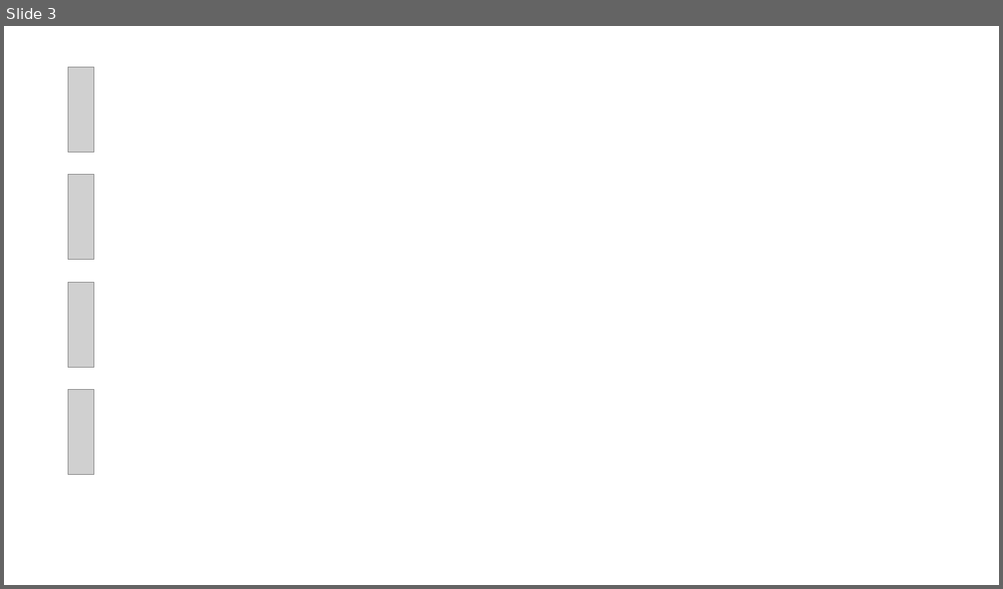
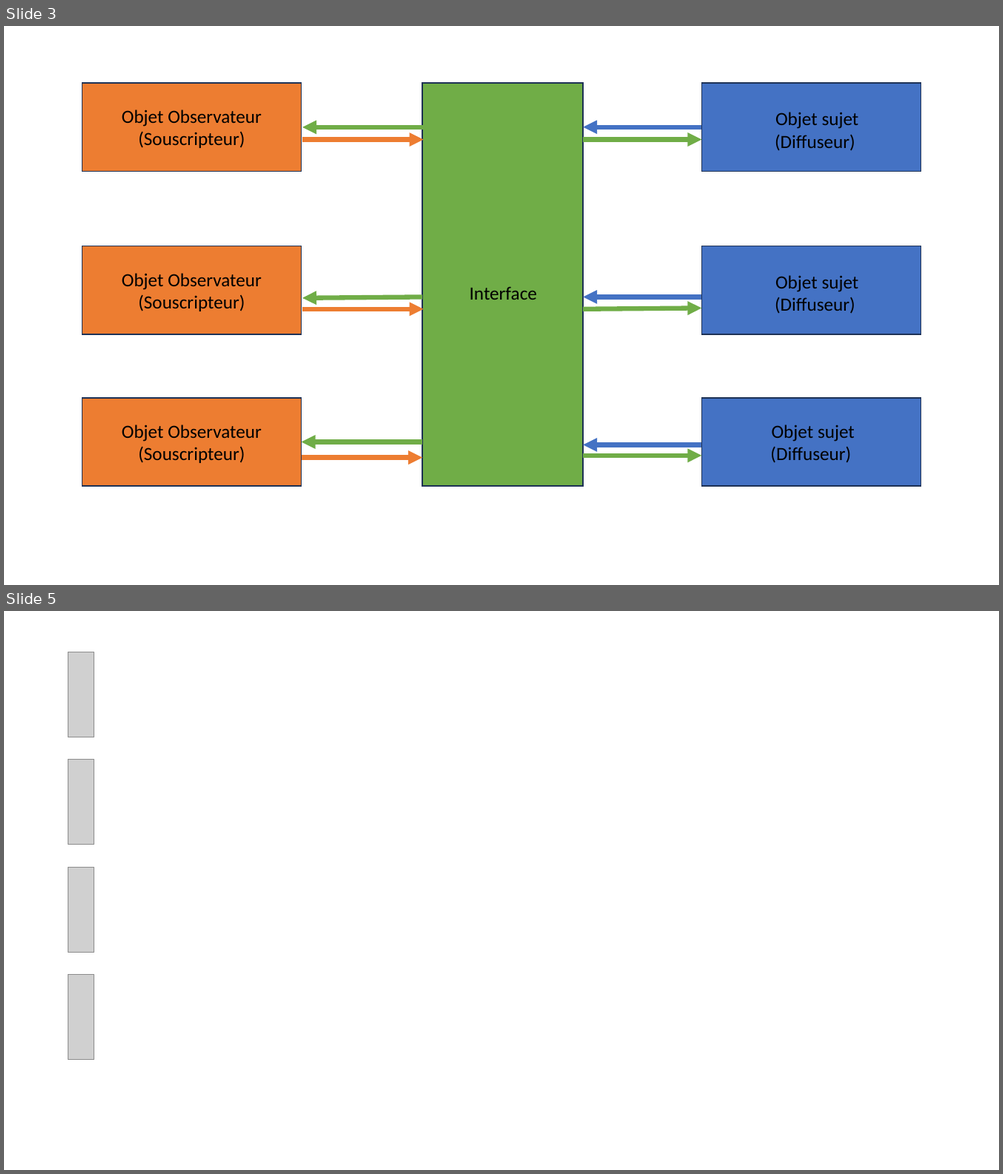
Before and after one commit to D-CRAVO/FORMATION-CDA-2210, a slide deck: 106_DesignPattern/Cours/Observateur/Observateur.pptx. Shown one above the other, each under a label of ours: slide 3 before the commit, slides 3 and 5 after it; the slides between them are not shown. The pictures are 1003x589 and 1003x1174 pixels, drawn with LibreOffice and Linux fonts; fonts in the diff are those of the drawing; grey boxes stand for pictures. Boxes give left, top, right and bottom in pixels: in the first picture for what was removed or moved away, otherwise in the second. Text is boxed around its words. In the diff, an @@ line names an element or a change of style, - is before the commit and + after.

Commit message:
Recherches sur Design Pattern Observateur

```diff
--- a/106_DesignPattern/Cours/Observateur/Observateur.pptx
+++ b/106_DesignPattern/Cours/Observateur/Observateur.pptx
@@ slide 3 added at [4,26,999,585], background #FFFFFF @@
@@ rectangle added at [82,84,301,172], fill #ED7D31, outline #1E3256 1 pt @@
@@ rectangle added at [423,84,583,487], fill #70AD47, outline #1E3256 1 pt @@
@@ rectangle added at [702,84,921,172], fill #4472C4, outline #1E3256 1 pt @@
@@ text added at [122,110,262,148], 18 pt, text #000000 @@
+Objet Observateur (Souscripteur)
@@ text added at [774,112,859,151], 18 pt, text #000000 @@
+Objet sujet
+(Diffuseur)
@@ arrow added from (424, 127) to (302, 127), #70AD47 4.5 pt @@
@@ arrow added from (702, 127) to (583, 127), #4472C4 4.5 pt @@
@@ arrow added from (302, 139) to (424, 139), #ED7D31 4.5 pt @@
@@ arrow added from (583, 139) to (702, 139), #70AD47 4.5 pt @@
@@ rectangle added at [82,246,301,334], fill #ED7D31, outline #1E3256 1 pt @@
@@ rectangle added at [702,246,921,334], fill #4472C4, outline #1E3256 1 pt @@
@@ text added at [122,273,262,312], 18 pt, text #000000 @@
+Objet Observateur (Souscripteur)
@@ text added at [469,286,537,300], 18 pt, text #000000 @@
+Interface
@@ text added at [774,275,859,314], 18 pt, text #000000 @@
+Objet sujet
+(Diffuseur)
@@ arrow added from (302, 309) to (424, 309), #ED7D31 4.5 pt @@
@@ arrow added from (423, 298) to (302, 298), #70AD47 4.5 pt @@
@@ arrow added from (702, 298) to (583, 298), #4472C4 4.5 pt @@
@@ arrow added from (583, 309) to (702, 308), #70AD47 4.5 pt @@
@@ rectangle added at [82,398,301,486], fill #ED7D31, outline #1E3256 1 pt @@
@@ rectangle added at [702,398,921,486], fill #4472C4, outline #1E3256 1 pt @@
@@ text added at [122,425,262,463], 18 pt, text #000000 @@
+Objet Observateur (Souscripteur)
@@ text added at [770,425,854,463], 18 pt, text #000000 @@
+Objet sujet
+(Diffuseur)
@@ arrow added from (423, 443) to (301, 443), #70AD47 4.5 pt @@
@@ arrow added from (702, 446) to (583, 446), #4472C4 4.5 pt @@
@@ arrow added from (301, 458) to (423, 458), #ED7D31 4.5 pt @@
@@ arrow added from (583, 456) to (702, 456), #70AD47 4.5 pt @@
@@ what was slide 3 is now slide 5 @@
```
Also in this commit, not shown: 1 slide changed, 1 other slide added, 13 other files.
